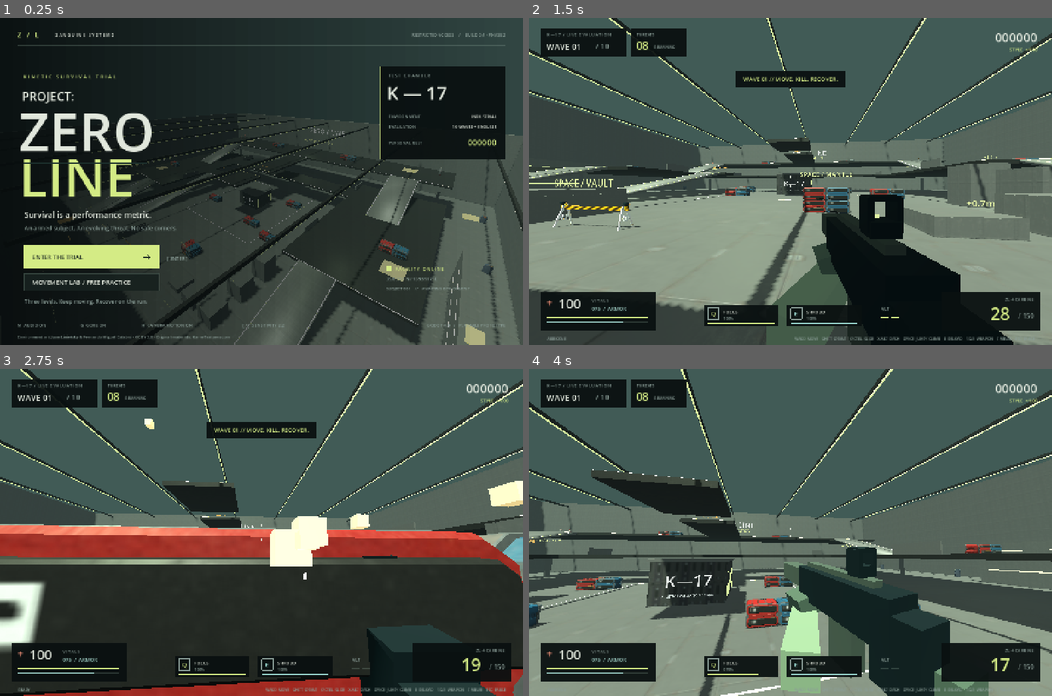
Above: before the commit, frames 1-4 (two rows, left to right).
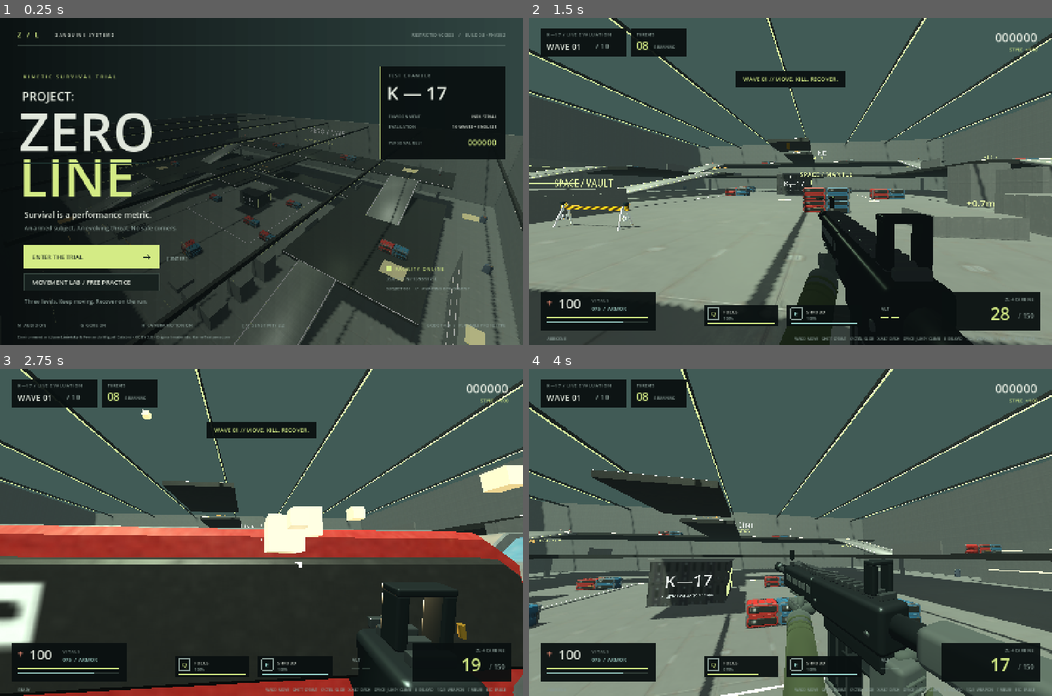
Above: after the commit, the same moments.

Repository: Raincantfocus/idk-man
Game: Godot game, scene res://scenes/main.tscn
Two runs of this game, one before a commit and one after it. Both use one fixed random seed, a clock stepped at 60 frames per second and the inputs below.
Inputs (mouse positions are in pixels of both pictures, inside the frame that each line leads up to):
- Up to frame 1 (0.25 s): no input
- Up to frame 2 (1.5 s): tap Enter (accept) at 0.5 s; move the mouse to (905, 165) at 0.52 s; hold D (right) 0.53-1.28 s; hold Enter (accept) 0.53-1.28 s; click (905, 165) at 0.67 s; tap Space (jump) at 0.77, 1.07 s; right-click (905, 165) at 0.8 s; move the mouse to (764, 181) at 1.27 s; hold W (forward) from 1.28 s (still down); right-click (764, 181) at 1.35 s; click (764, 181) at 1.42 s
- Up to frame 3 (2.75 s): keep holding W (forward); tap Space (jump) at 1.52, 1.82 s; tap Alt (dash) at 1.55, 2.1 s; move the mouse to (271, 525) at 2.02 s; press the mouse at (271, 525) at 2.03 s
- Up to frame 4 (4 s): keep holding W (forward); move the mouse to (785, 539) at 2.77 s; release the mouse at (785, 539) at 2.78 s; click (785, 539) at 2.85 s; tap Space (jump) at 3.02, 3.32, 3.77 s; tap Q (focus) at 3.05, 3.6 s; move the mouse to (827, 535) at 3.52 s; click (827, 535) at 3.67 s; tap F (melee) at 3.8 s

The runs differ from the first frame. In frame 1, less than 0.1% of the frame differs, in the area x 92-93%, y 4-6%; in frame 2, 4.1%; in frame 3, 4.2%; in frame 4, 7.9%, in the area x 47-100%, y 54-100%.

Commit message:
Add original first-person weapon models and skeletal reload handling

Diff:
--- /dev/null
+++ b/assets/first_person/fabric.gdshader
@@ -0,0 +1,11 @@
+shader_type spatial;
+render_mode diffuse_burley;
+uniform vec4 fabric_color : source_color = vec4(0.18, 0.21, 0.15, 1.0);
+void fragment() {
+	vec2 weave_uv = UV * vec2(180.0, 90.0);
+	float detail = clamp(1.0 - max(fwidth(weave_uv.x), fwidth(weave_uv.y)), 0.0, 1.0);
+	float weave = sin(weave_uv.x * 6.28318) * sin(weave_uv.y * 6.28318);
+	ALBEDO = fabric_color.rgb * (0.92 + 0.08 * weave * detail);
+	ROUGHNESS = 0.94;
+	METALLIC = 0.0;
+}
--- /dev/null
+++ b/assets/first_person/provenance.json
@@ -0,0 +1,22 @@
+{
+  "source": "tools/author_first_person.py",
+  "origin": "Original fictional art authored for PROJECT: ZERO-LINE",
+  "models": {
+    "carbine.glb": {
+      "sha256": "82af1694fa0cefb31f555539db51bcbd178b7629d6cce6b0f52513e90949f459",
+      "triangles": 14820
+    },
+    "operator_arms.glb": {
+      "sha256": "8cc1f2fa388d8d3b870ae4d64543cab9e3fafcfff48478041dba4d3531017989",
+      "triangles": 4108
+    },
+    "shotgun.glb": {
+      "sha256": "cdc07479f28b046629a093af61ca90eb49287fa141a854328e4a05d692c4d38d",
+      "triangles": 13632
+    },
+    "sidearm.glb": {
+      "sha256": "c42c02583bd961e0198343f56122daed8dd7f315b80f0d5c4ef8bec31dc699e6",
+      "triangles": 7348
+    }
+  }
+}
--- a/scripts/game.gd
+++ b/scripts/game.gd
@@ -328,6 +328,7 @@
 	player.dash_cooldown = 0
 	player.reload_time = 0
 	player.reload_stage = 0
+	player.magazine_seated = [true, true, true]
 	for i in range(3):
 		player.reserve[i] = int(balance.weapons[player.weapon_ids[i]].reserve)
 		player.ammo[i] = int(balance.weapons[player.weapon_ids[i]].magazine) + (player.magazine_bonus if i != 2 else 0)
--- a/scripts/hud.gd
+++ b/scripts/hud.gd
@@ -83,7 +83,7 @@
 		var alpha := 0.90 * (1 - float(i) / 48)
 		rect(Vector2(i * 36, 0), Vector2(36, 900), Color(0.025, 0.045, 0.047, alpha))
 	rect(Vector2.ZERO, Vector2(1440, 900), Color(0.025, 0.04, 0.04, 0.12))
-	_brand_header("RESTRICTED ACCESS    /    BUILD 0.4 · PHASE 2")
+	_brand_header("RESTRICTED ACCESS    /    BUILD 0.5 · PHASE 2")
 	tracked("KINETIC SURVIVAL TRIAL", Vector2(64, 166), 14, 4, acid)
 	text("PROJECT:", Vector2(60, 228), 33, ink)
 	text("ZERO", Vector2(52, 367), 146, ink)
--- a/scripts/player.gd
+++ b/scripts/player.gd
@@ -50,8 +50,9 @@
 var pickup_radius: float = 1.1
 var slide_victims: Array[int] = []
 var flash := OmniLight3D.new()
-var gun_color: StandardMaterial3D
-var muzzle: MeshInstance3D
+var weapon_view: Node3D
+var magazine_seated := [true, true, true]
+var reload_had_magazine := true
 var look_delta := Vector2.ZERO
 var visual_roll: float = 0.0
 
@@ -85,41 +86,10 @@
 	weapon_root.add_child(flash)
 	add_to_group("player")
 
-func _piece(pos: Vector3, size: Vector3, mat: Material) -> MeshInstance3D:
-	var mesh := MeshInstance3D.new()
-	var cube := BoxMesh.new()
-	cube.size = size
-	mesh.mesh = cube
-	mesh.material_override = mat
-	mesh.position = pos
-	mesh.cast_shadow = GeometryInstance3D.SHADOW_CASTING_SETTING_OFF
-	weapon_root.add_child(mesh)
-	return mesh
-
 func _build_weapon() -> void:
-	gun_color = game.arena.material(Color("233036"), 0.7)
-	var rail = game.arena.material(Color("63706b"), 0.8)
-	var glove = game.arena.material(Color("3e4b43"))
-	var sleeve = game.arena.material(Color("637260"))
-	_piece(Vector3(0, 0, -0.15), Vector3(0.13, 0.16, 0.53), gun_color)
-	_piece(Vector3(0, 0.008, -0.5), Vector3(0.09, 0.10, 0.34), rail)
-	_piece(Vector3(0, -0.075, 0.12), Vector3(0.12, 0.22, 0.15), gun_color)
-	_piece(Vector3(0, -0.15, -0.12), Vector3(0.075, 0.24, 0.13), rail)
-	_piece(Vector3(0, 0.09, -0.18), Vector3(0.045, 0.025, 0.42), rail)
-	_piece(Vector3(0, 0.125, -0.04), Vector3(0.075, 0.04, 0.065), gun_color)
-	_piece(Vector3(-0.035, 0.16, -0.04), Vector3(0.016, 0.085, 0.06), gun_color)
-	_piece(Vector3(0.035, 0.16, -0.04), Vector3(0.016, 0.085, 0.06), gun_color)
-	_piece(Vector3(0, 0.20, -0.04), Vector3(0.075, 0.015, 0.06), gun_color)
-	_piece(Vector3(0, 0.15, -0.06), Vector3(0.008, 0.009, 0.01), game.arena.acid)
-	_piece(Vector3(0.07, 0.025, -0.04), Vector3(0.015, 0.035, 0.13), rail)
-	_piece(Vector3(0.05, -0.15, 0.15), Vector3(0.115, 0.15, 0.20), glove)
-	_piece(Vector3(0.08, -0.24, 0.25), Vector3(0.13, 0.17, 0.37), sleeve)
-	var hand = _piece(Vector3(-0.04, -0.1, -0.39), Vector3(0.14, 0.10, 0.16), glove)
-	hand.rotation.z = 0.3
-	var arm = _piece(Vector3(-0.14, -0.19, -0.23), Vector3(0.13, 0.13, 0.38), sleeve)
-	arm.rotation.y = -0.55
-	muzzle = _piece(Vector3(0, 0, -0.79), Vector3(0.12, 0.12, 0.22), game.arena.material(Color("ffde88"), 0, 3))
-	muzzle.visible = false
+	weapon_view = preload("res://scripts/weapon_view.gd").new()
+	weapon_root.add_child(weapon_view)
+	weapon_view.setup(self)
 
 func weapon() -> Dictionary:
 	return game.balance.weapons[weapon_ids[weapon_index]]
@@ -387,7 +357,8 @@
 	var stats := weapon()
 	ammo[weapon_index] -= 1
 	shot_timer = 60.0 / float(stats.rpm)
-	muzzle_timer = 0.045
+	muzzle_timer = 0.035
+	weapon_view.on_fire()
 	recoil = minf(0.12, recoil + 0.055 * recoil_multiplier)
 	var origin := camera.global_position
 	var forward := -camera.global_transform.basis.z
@@ -398,7 +369,7 @@
 		var hit := get_world_3d().direct_space_state.intersect_ray(ray)
 		var target: Vector3 = hit.position if not hit.is_empty() else origin + direction * 70
 		# Authoritative muzzle obstruction avoids shooting through a nearby wall.
-		var muzzle_position := weapon_root.to_global(Vector3(0, 0, -0.72))
+		var muzzle_position: Vector3 = weapon_view.muzzle_position()
 		var obstruction := get_world_3d().direct_space_state.intersect_ray(PhysicsRayQueryParameters3D.create(origin, muzzle_position, 1))
 		if not obstruction.is_empty():
 			hit = obstruction
@@ -423,6 +394,7 @@
 func begin_reload() -> bool:
 	if reload_time > 0 or ammo[weapon_index] >= max_ammo() or reserve[weapon_index] == 0:
 		return false
+	reload_had_magazine = magazine_seated[weapon_index]
 	reload_total = weapon().reload_seconds
 	reload_time = reload_total
 	reload_stage = 0
@@ -439,22 +411,25 @@
 			reserve[weapon_index] += ammo[weapon_index]
 		ammo[weapon_index] = 0
 		reload_stage = 1
+		magazine_seated[weapon_index] = false
 	if progress >= 0.78 and reload_stage == 1:
 		var amount: int = max_ammo() if weapon_index == 2 else mini(max_ammo(), reserve[weapon_index])
 		ammo[weapon_index] = amount
 		if weapon_index != 2:
 			reserve[weapon_index] -= amount
 		reload_stage = 2
+		magazine_seated[weapon_index] = true
 		game.sound.play_cue("reload")
 
 func switch_weapon(index: int) -> void:
 	reload_time = 0
 	reload_stage = 0
 	weapon_index = index
+	muzzle_timer = 0
+	flash.light_energy = 0
 	shot_timer = 0.15
 	recoil = 0.10
-	gun_color.albedo_color = [Color("233036"), Color("605e48"), Color("323947")][index]
-	weapon_root.scale = [Vector3.ONE, Vector3(1.15, 1.05, 1.18), Vector3(0.82, 0.85, 0.66)][index]
+	weapon_view.select_weapon(index)
 
 func melee() -> void:
 	if melee_timer > 0:
@@ -481,6 +456,9 @@
 	game.sound.play_cue("hurt")
 	if health <= 0:
 		traversal.cancel()
+		muzzle_timer = 0
+		weapon_view.muzzle_flash.visible = false
+		flash.light_energy = 0
 		end_ability()
 		game.defeat()
 
@@ -490,15 +468,16 @@
 	bob += dt * Vector2(velocity.x, velocity.z).length() * 0.95
 	recoil = move_toward(recoil, 0, dt * 0.45)
 	muzzle_timer = maxf(0, muzzle_timer - dt)
-	muzzle.visible = muzzle_timer > 0
+	weapon_view.update_pose(dt)
 	flash.light_energy = 3 if muzzle_timer > 0 else 0
-	var target_pos := Vector3(0.27, -0.26, -0.48)
+	var target_pos: Vector3 = weapon_view.HIP[weapon_index]
 	if ads:
-		target_pos = Vector3(0, -0.153, -0.40)
+		target_pos = weapon_view.ads_position()
 	var bob_strength: float = (0.002 if ads else 0.009) * game.camera_motion
 	target_pos += Vector3(sin(bob) * bob_strength, cos(bob * 2) * bob_strength, recoil)
 	target_pos.x -= clampf(look_delta.x * 0.1, -0.025, 0.025)
-	var tilt := Vector3.ZERO
+	var tilt := Vector3(recoil * (1.6 if weapon_index == 1 else 0.65), 0, 0)
+	target_pos.y -= weapon_view.equip_time * 0.8
 	if traversal.active:
 		target_pos.y -= 0.10
 		tilt.x = -0.15
--- /dev/null
+++ b/scripts/shell_casing.gd
@@ -0,0 +1,19 @@
+extends RigidBody3D
+## Cosmetic world-simulated casing; never collides with actors or deals damage.
+var age := 0.0
+func _ready() -> void:
+	add_to_group("transient")
+	add_to_group("shell_casing")
+	process_mode = Node.PROCESS_MODE_PAUSABLE
+	collision_layer = 0
+	collision_mask = 1
+	mass = 0.015
+	continuous_cd = true
+	linear_damp = 0.5
+	angular_damp = 1.4
+func _physics_process(dt: float) -> void:
+	age += dt
+	if age > 2.5:
+		freeze = true
+	if age > 5.0:
+		queue_free()
--- /dev/null
+++ b/scripts/weapon_view.gd
@@ -0,0 +1,171 @@
+extends Node3D
+## Original multipart meshes with keyed reload poses on a four-bone arm rig.
+const SCENES := [preload("res://assets/first_person/carbine.glb"), preload("res://assets/first_person/shotgun.glb"), preload("res://assets/first_person/sidearm.glb")]
+const ARMS = preload("res://assets/first_person/operator_arms.glb")
+const CasingScript = preload("res://scripts/shell_casing.gd")
+const MAX_CASINGS := 12
+const HIP := [Vector3(0.24, -0.25, -0.39), Vector3(0.25, -0.26, -0.38), Vector3(0.19, -0.23, -0.38)]
+var player
+var models: Array[Node3D] = []
+var magazines: Array[Node3D] = []
+var actions: Array[Node3D] = []
+var triggers: Array[Node3D] = []
+var muzzles: Array[Node3D] = []
+var ejections: Array[Node3D] = []
+var grips: Array[Node3D] = []
+var sights: Array[Node3D] = []
+var skeleton: Skeleton3D
+var rest: Dictionary = {}
+var index := 0
+var action_time := 0.0
+var equip_time := 0.0
+var muzzle_flash := MeshInstance3D.new()
+var brass := StandardMaterial3D.new()
+
+func setup(owner_player) -> void:
+	player = owner_player
+	for scene in SCENES:
+		var model: Node3D = scene.instantiate()
+		add_child(model)
+		models.append(model)
+		magazines.append(model.find_child("Magazine", true, false))
+		actions.append(model.find_child("Action", true, false))
+		triggers.append(model.find_child("Trigger", true, false))
+		muzzles.append(model.find_child("MuzzleSocket", true, false))
+		ejections.append(model.find_child("EjectionSocket", true, false))
+		grips.append(model.find_child("SupportGrip", true, false))
+		sights.append(model.find_child("SightLine", true, false))
+	var arms: Node3D = ARMS.instantiate()
+	add_child(arms)
+	skeleton = arms.find_children("*", "Skeleton3D", true, false)[0]
+	for bone in ["forearm_L", "hand_L", "forearm_R", "hand_R"]:
+		var id := skeleton.find_bone(bone)
+		rest[bone] = {"id": id, "pose": skeleton.get_bone_global_rest(id)}
+	for mesh in find_children("*", "MeshInstance3D", true, false):
+		mesh.cast_shadow = GeometryInstance3D.SHADOW_CASTING_SETTING_OFF
+		for surface in mesh.mesh.get_surface_count():
+			var original: Material = mesh.mesh.surface_get_material(surface)
+			if original != null and "woven sleeve" in original.resource_name:
+				var fabric := ShaderMaterial.new()
+				fabric.shader = preload("res://assets/first_person/fabric.gdshader")
+				mesh.set_surface_override_material(surface, fabric)
+			if original is StandardMaterial3D and ("steel" in original.resource_name or "finish" in original.resource_name):
+				var mat: StandardMaterial3D = original.duplicate()
+				mat.normal_enabled = true
+				mat.normal_texture = preload("res://assets/industrial/tile_default_metal_normal.png")
+				mat.normal_scale = 0.10
+				mat.uv1_triplanar = true
+				mat.uv1_scale = Vector3.ONE * 12
+				mesh.set_surface_override_material(surface, mat)
+	var flash_mesh := QuadMesh.new()
+	flash_mesh.size = Vector2(0.17, 0.17)
+	muzzle_flash.mesh = flash_mesh
+	var shader := Shader.new()
+	shader.code = "shader_type spatial; render_mode unshaded, blend_add, cull_disabled, depth_draw_never; void fragment(){ vec2 p=UV*2.0-1.0; float r=length(p); float a=atan(p.y,p.x); float star=0.30+0.22*pow(abs(cos(a*3.0)),8.0); float glow=1.0-smoothstep(star*0.3,star,r); ALBEDO=vec3(1.0,0.64,0.20)*2.0; ALPHA=glow; }"
+	var flash_mat := ShaderMaterial.new()
+	flash_mat.shader = shader
+	muzzle_flash.material_override = flash_mat
+	muzzle_flash.cast_shadow = GeometryInstance3D.SHADOW_CASTING_SETTING_OFF
+	add_child(muzzle_flash)
+	brass.albedo_color = Color("b79142")
+	brass.metallic = 0.8
+	brass.roughness = 0.32
+	select_weapon(0, false)
+
+func select_weapon(which: int, animate: bool = true) -> void:
+	index = which
+	action_time = 0
+	equip_time = 0.20 if animate else 0.0
+	for i in models.size():
+		models[i].visible = i == index
+		actions[i].position = Vector3.ZERO
+		magazines[i].position = Vector3.ZERO
+		triggers[i].position = Vector3.ZERO
+	muzzle_flash.visible = false
+
+func muzzle_position() -> Vector3:
+	return muzzles[index].global_position
+
+func ads_position() -> Vector3:
+	return Vector3(0, -sights[index].position.y, HIP[index].z + 0.04)
+
+func keyed(t: float, times: Array, values: Array) -> Vector3:
+	for i in range(times.size() - 1):
+		if t <= times[i + 1]:
+			var f := smoothstep(float(times[i]), float(times[i + 1]), t)
+			return (values[i] as Vector3).lerp(values[i + 1], f)
+	return values.back()
+
+func pose_arm(side: String, offset: Vector3, rotation: Vector3 = Vector3.ZERO) -> void:
+	var fore: Dictionary = rest["forearm_" + side]
+	var hand: Dictionary = rest["hand_" + side]
+	var f: Transform3D = fore.pose
+	var h: Transform3D = hand.pose
+	var original := h.origin - f.origin
+	var target := h.origin + offset - f.origin
+	var swing := Basis(Quaternion(original.normalized(), target.normalized()))
+	f.basis = swing * f.basis
+	f.basis.y *= target.length() / maxf(original.length(), 0.001)
+	h.origin += offset
+	h.basis = Basis.from_euler(rotation) * h.basis
+	skeleton.set_bone_global_pose_override(fore.id, f, 1.0, true)
+	skeleton.set_bone_global_pose_override(hand.id, h, 1.0, true)
+
+func update_pose(dt: float) -> void:
+	action_time = maxf(0, action_time - dt)
+	equip_time = maxf(0, equip_time - dt)
+	var action_duration: float = 0.16 if index == 1 else 0.09
+	var cycle := sin(clampf(action_time / action_duration, 0, 1) * PI)
+	actions[index].position.z = cycle * (0.065 if index == 2 else 0.045)
+	if index == 2 and player.ammo[index] == 0:
+		actions[index].position.z = 0.045
+	triggers[index].position.z = cycle * 0.005
+	magazines[index].position = Vector3.ZERO
+	magazines[index].visible = player.magazine_seated[index]
+	var support := grips[index].position - Vector3(-0.035, -0.102, -0.38)
+	var left_rotation := Vector3(0.8, 0, 0.3) if index == 2 else Vector3.ZERO
+	if player.reload_time > 0:
+		var progress: float = 1.0 - player.reload_time / player.reload_total
+		var down := Vector3(-0.06, -0.34, 0.08)
+		var mag_offset := keyed(progress, [0.0, 0.18, 0.28, 0.43, 0.57, 0.78, 1.0], [Vector3.ZERO, Vector3.ZERO, Vector3(0,-0.05,0), down, down, Vector3.ZERO, Vector3.ZERO])
+		magazines[index].position = mag_offset
+		magazines[index].visible = (progress < 0.43 and player.reload_had_magazine) or progress >= 0.57
+		var grasp := Vector3(-0.025, -0.24, 0.01 if index == 2 else -0.13) - Vector3(-0.035, -0.102, -0.38)
+		support = keyed(progress, [0.0, 0.18, 0.43, 0.57, 0.78, 0.92, 1.0], [support, grasp, grasp+down, grasp+down, grasp, support, support])
+		left_rotation *= 1.0 - sin(progress * PI)
+		if progress > 0.78:
+			actions[index].position.z = (1.0 - smoothstep(0.78, 0.92, progress)) * 0.045 if index == 2 else sin((progress - 0.78) / 0.22 * PI) * 0.035
+	pose_arm("L", support, left_rotation)
+	pose_arm("R", Vector3(-0.015, 0.01, -0.025) if index == 2 else Vector3.ZERO)
+	muzzle_flash.position = muzzles[index].position
+	muzzle_flash.visible = player.muzzle_timer > 0
+	muzzle_flash.rotation.z += dt * 34
+	player.flash.position = muzzles[index].position
+
+func on_fire() -> void:
+	action_time = 0.16 if index == 1 else 0.09
+	# Shells use their own deterministic cosmetic direction, never combat RNG.
+	var casings := get_tree().get_nodes_in_group("shell_casing")
+	if casings.size() >= MAX_CASINGS:
+		casings[0].free()
+	var casing = CasingScript.new()
+	var mesh := MeshInstance3D.new()
+	var cylinder := CylinderMesh.new()
+	cylinder.top_radius = 0.006 if index != 1 else 0.009
+	cylinder.bottom_radius = cylinder.top_radius
+	cylinder.height = 0.025 if index != 1 else 0.045
+	cylinder.radial_segments = 8
+	mesh.mesh = cylinder
+	mesh.material_override = brass
+	mesh.cast_shadow = GeometryInstance3D.SHADOW_CASTING_SETTING_OFF
+	casing.add_child(mesh)
+	var collider := CollisionShape3D.new()
+	var shape := CapsuleShape3D.new()
+	shape.radius = cylinder.top_radius
+	shape.height = cylinder.height
+	collider.shape = shape
+	casing.add_child(collider)
+	player.game.add_child(casing)
+	casing.global_transform = ejections[index].global_transform
+	casing.linear_velocity = player.camera.global_basis * Vector3(2.6, 1.4, 0.3) + player.velocity * 0.25
+	casing.angular_velocity = Vector3(8, 13, 5)
--- /dev/null
+++ b/tests/capture_weapons.gd
@@ -0,0 +1,35 @@
+extends SceneTree
+func _initialize() -> void:
+	call_deferred("capture")
+func capture() -> void:
+	var game = load("res://scenes/main.tscn").instantiate()
+	game.is_test = true
+	root.add_child(game)
+	game.set_process(false)
+	game.start_run(true)
+	game.hud.visible = false
+	var p = game.player
+	p.set_physics_process(false)
+	p.position = Vector3(0, 0.05, 31)
+	p.rotation.y = 0
+	DirAccess.make_dir_recursive_absolute("res://test-output")
+	for i in 3:
+		p.switch_weapon(i)
+		p.recoil = 0
+		p.weapon_view.equip_time = 0
+		for mode in ["hip", "ads", "reload"]:
+			if mode == "ads": Input.action_press("aim")
+			else: Input.action_release("aim")
+			p.reload_time = 0
+			if mode == "reload":
+				p.ammo[i] = 5
+				p.begin_reload()
+				p._reload_tick(p.reload_total * 0.36)
+			for j in 70: p._visuals(1.0/120.0)
+			for j in 4: await process_frame
+			await RenderingServer.frame_post_draw
+			root.get_texture().get_image().save_png("res://test-output/weapon-%d-%s.png" % [i, mode])
+	Input.action_release("aim")
+	game.free()
+	await process_frame
+	quit()
--- /dev/null
+++ b/tests/weapons.gd
@@ -0,0 +1,102 @@
+extends SceneTree
+var game
+var p
+var view
+var passed := 0
+var failed := 0
+func _initialize() -> void:
+	call_deferred("run")
+func check(ok: bool, label: String) -> void:
+	if ok:
+		passed += 1
+		print("PASS ", label)
+	else:
+		failed += 1
+		push_error("FAIL " + label)
+func ticks(n: int) -> void:
+	for i in n: await physics_frame
+func run() -> void:
+	game = load("res://scenes/main.tscn").instantiate()
+	game.is_test = true
+	root.add_child(game)
+	game.set_process(false)
+	game.start_run(true)
+	p = game.player
+	p.set_physics_process(false)
+	view = p.weapon_view
+	check(view.models.size() == 3 and view.skeleton.get_bone_count() == 4, "three separate authored weapons and a four-bone deform rig load")
+	for i in 3:
+		p.switch_weapon(i)
+		view.update_pose(0)
+		var visible_count := 0
+		for model in view.models: if model.visible: visible_count += 1
+		check(visible_count == 1 and view.models[i].visible, "weapon %d selects exactly one model" % i)
+		p.weapon_root.position = view.ads_position()
+		p.weapon_root.rotation = Vector3.ZERO
+		var line: Vector3 = p.camera.to_local(view.sights[i].global_position)
+		check(absf(line.x) < 0.001 and absf(line.y) < 0.001, "weapon %d sight aligns with camera center" % i)
+		check(view.muzzle_position().distance_to(p.camera.global_position) > 0.5, "weapon %d uses its actual barrel socket" % i)
+	p.switch_weapon(0)
+	p.ammo[0] = 9
+	p.reserve[0] = 50
+	p.begin_reload()
+	p._reload_tick(p.reload_total * 0.30)
+	view.update_pose(0)
+	check(not p.magazine_seated[0] and view.magazines[0].position.y < -0.05 and p.ammo[0] + p.reserve[0] == 59, "magazine-out pose follows the authoritative ammo transfer")
+	p.switch_weapon(1)
+	p.switch_weapon(0)
+	view.update_pose(0)
+	check(not view.magazines[0].visible and p.ammo[0] == 0, "switching mid-reload preserves an empty magwell")
+	p.begin_reload()
+	view.update_pose(0)
+	check(not view.magazines[0].visible, "restarting an interrupted reload does not resurrect the removed magazine")
+	p._reload_tick(p.reload_total * 0.79)
+	view.update_pose(0)
+	check(p.magazine_seated[0] and view.magazines[0].visible and view.magazines[0].position.length() < 0.001 and p.ammo[0] + p.reserve[0] == 59, "magazine insertion restores pose without duplicating ammo")
+	p.reload_time = 0
+	p.switch_weapon(2)
+	p.ammo[2] = 1
+	p.shot_timer = 0
+	check(p.fire(), "sidearm fires its final round")
+	view.update_pose(0.2)
+	check(view.actions[2].position.z > 0.04, "empty sidearm locks its slide back")
+	p.begin_reload()
+	view.update_pose(0)
+	check(view.actions[2].position.z > 0.04, "empty slide stays locked while the magazine is replaced")
+	p._reload_tick(p.reload_total)
+	view.update_pose(0)
+	check(is_zero_approx(view.actions[2].position.z) and p.ammo[2] == 12, "reloading releases the sidearm slide")
+	for i in 20:
+		p.shot_timer = 0
+		p.ammo[2] = 12
+		p.fire()
+	var shells := get_nodes_in_group("shell_casing")
+	check(shells.size() == view.MAX_CASINGS, "rapid firing enforces a twelve-casing budget")
+	var safe := true
+	for shell in shells: safe = safe and shell.collision_layer == 0 and shell.collision_mask == 1
+	check(safe, "casings collide only with the arena and cannot hit actors")
+	var age: float = shells[0].age
+	game.pause_game()
+	await ticks(8)
+	check(shells[0].age == age, "pause freezes casing simulation")
+	game.resume_game()
+	p.ability_delay = 0
+	p.toggle_ability("shroud")
+	p._visuals(1.0/120)
+	check(not p.weapon_root.visible, "Shroud hides both weapons and skeletal arms")
+	p.end_ability()
+	p.begin_reload()
+	p._reload_tick(p.reload_total * 0.3)
+	game.refill_practice_resources()
+	view.update_pose(0)
+	check(p.magazine_seated == [true, true, true] and view.magazines[2].visible, "practice refill restores magazines and cancels unfinished reload poses")
+	game.start_run(true)
+	check(get_nodes_in_group("shell_casing").is_empty(), "restart removes all spent casings")
+	game.sound.stop_all()
+	await create_timer(0.10, true, false, true).timeout
+	game.free()
+	await physics_frame
+	await physics_frame
+	await process_frame
+	print("WEAPON ART RESULT: %d passed, %d failed" % [passed, failed])
+	quit(1 if failed else 0)
Binary file added: assets/first_person/carbine.glb
Not shown, added: assets/first_person/carbine.glb.import
Not shown, added: assets/first_person/fabric.gdshader.uid
Binary file added: assets/first_person/operator_arms.glb
Not shown, added: assets/first_person/operator_arms.glb.import
Binary file added: assets/first_person/shotgun.glb
Not shown, added: assets/first_person/shotgun.glb.import
Binary file added: assets/first_person/sidearm.glb
Not shown, added: assets/first_person/sidearm.glb.import
Not shown, added: scripts/shell_casing.gd.uid
Not shown, added: scripts/weapon_view.gd.uid
Not shown, added: tests/capture_weapons.gd.uid
(and 8 more such lines)
